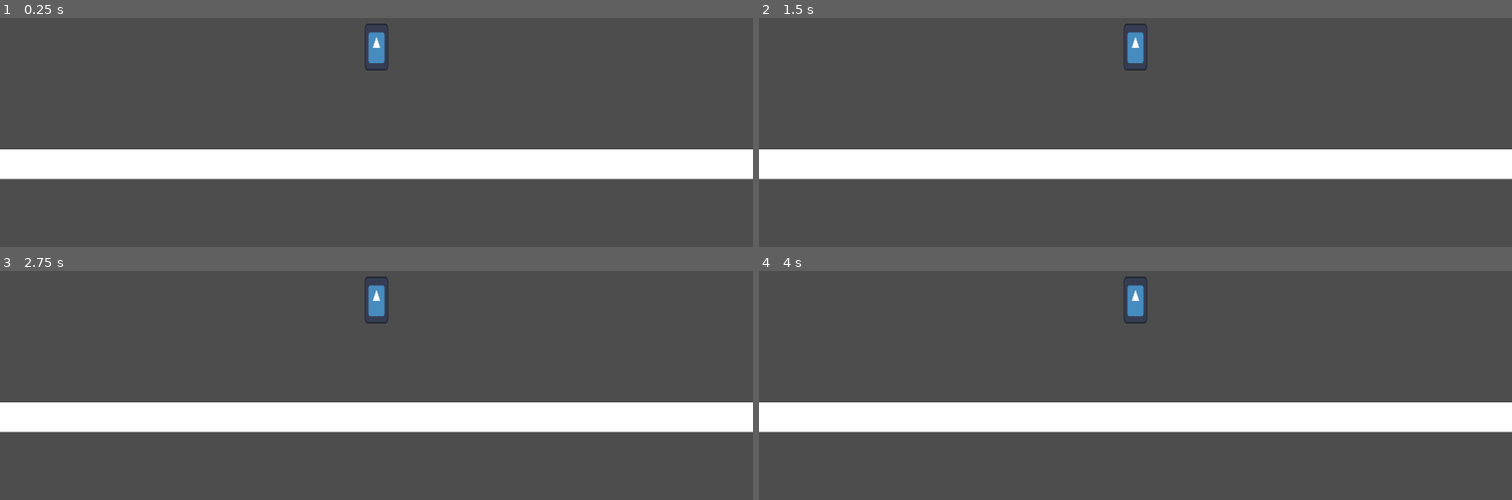
Above: before the commit, frames 1-4 (two rows, left to right).
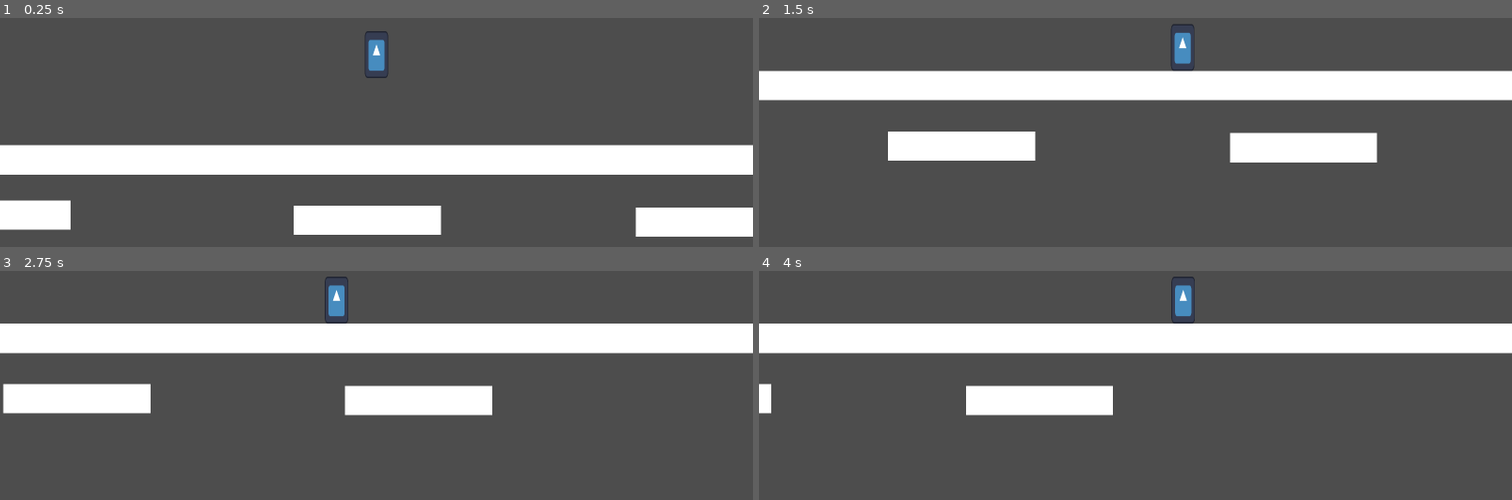
Above: after the commit, the same moments.

Repository: rcfisch/something_freaky
Game: Godot game, scene res://Levels/Testing/main.tscn
The game is run twice, just before and just after one commit, with the same random seed, the same clock (stepped at 60 frames per second) and the same inputs. The engine's default icon, where the game draws it, is replaced by a stand-in: a white triangle on a blue panel in a dark square.
Inputs:
- Up to frame 1 (0.25 s): no input
- Up to frame 2 (1.5 s): hold D (right, bound only after the commit) from 0.53 s (still down)
- Up to frame 3 (2.75 s): release D (right, bound only after the commit) at 2.03 s; hold A (left, bound only after the commit) from 2.03 s (still down)
- Up to frame 4 (4 s): release A (left, bound only after the commit) at 2.78 s; hold D (right, bound only after the commit) from 2.78 s (still down)

The runs differ from the first frame. In frame 1, 10% of the frame differs, in the area x 0-100%, y 2-96%; in frame 2, 28%; in frame 3, 28%, in the area x 0-100%, y 2-71%; in frame 4, 27%.

Commit message:
worked on basic player script

Diff:
--- /dev/null
+++ b/something-freaky/Entities/Player/player.gd
@@ -0,0 +1,26 @@
+extends CharacterBody2D
+
+var move_dir : int = 0
+var speed : int = 2000
+var accel : int = 100
+var friction : float = 0.2 # tune this value to control friction strength
+var input_friction : float = 0.1
+var gravity : float = 20
+
+func _physics_process(delta: float) -> void:
+	move_dir = Input.get_axis("left", "right") # get input direction
+	velocity.x += (accel * move_dir)
+
+	apply_friction(delta)
+	apply_gravity(delta)
+	move_and_slide()
+
+
+func apply_friction(delta):
+		if move_dir == 0:
+			velocity.x -= (velocity.x * friction)
+		else:
+			velocity.x -= (velocity.x * input_friction)
+func apply_gravity(delta):
+	if !is_on_floor():
+		velocity.y += gravity
--- a/something-freaky/Entities/Player/player.tscn
+++ b/something-freaky/Entities/Player/player.tscn
@@ -1,11 +1,13 @@
-[gd_scene load_steps=3 format=3 uid="uid://c3b38gj488e8g"]
+[gd_scene load_steps=4 format=3 uid="uid://c3b38gj488e8g"]
 
+[ext_resource type="Script" uid="uid://brdqqqh4deij" path="res://Entities/Player/player.gd" id="1_3uyv8"]
 [ext_resource type="Texture2D" uid="uid://tx2mxpkbx4yi" path="res://icon.svg" id="1_mv1ah"]
 
 [sub_resource type="RectangleShape2D" id="RectangleShape2D_3uyv8"]
 size = Vector2(80, 160)
 
 [node name="Player" type="CharacterBody2D"]
+script = ExtResource("1_3uyv8")
 
 [node name="Camera" type="Camera2D" parent="."]
 position_smoothing_enabled = true
--- a/something-freaky/Levels/Testing/main.tscn
+++ b/something-freaky/Levels/Testing/main.tscn
@@ -10,3 +10,12 @@
 [node name="TestFloor" parent="." instance=ExtResource("2_ndhlg")]
 position = Vector2(8, 399)
 scale = Vector2(20, 1)
+
+[node name="TestFloor3" parent="." instance=ExtResource("2_ndhlg")]
+position = Vector2(-31, 605)
+
+[node name="TestFloor2" parent="." instance=ExtResource("2_ndhlg")]
+position = Vector2(1131, 611)
+
+[node name="TestFloor4" parent="." instance=ExtResource("2_ndhlg")]
+position = Vector2(-1290, 587)
--- a/something-freaky/project.godot
+++ b/something-freaky/project.godot
@@ -20,3 +20,26 @@
 window/size/viewport_width=3840
 window/size/viewport_height=2160
 window/size/mode=4
+
+[input]
+
+left={
+"deadzone": 0.2,
+"events": [Object(InputEventKey,"resource_local_to_scene":false,"resource_name":"","device":-1,"window_id":0,"alt_pressed":false,"shift_pressed":false,"ctrl_pressed":false,"meta_pressed":false,"pressed":false,"keycode":0,"physical_keycode":65,"key_label":0,"unicode":97,"location":0,"echo":false,"script":null)
+]
+}
+right={
+"deadzone": 0.2,
+"events": [Object(InputEventKey,"resource_local_to_scene":false,"resource_name":"","device":-1,"window_id":0,"alt_pressed":false,"shift_pressed":false,"ctrl_pressed":false,"meta_pressed":false,"pressed":false,"keycode":0,"physical_keycode":68,"key_label":0,"unicode":100,"location":0,"echo":false,"script":null)
+]
+}
+up={
+"deadzone": 0.2,
+"events": [Object(InputEventKey,"resource_local_to_scene":false,"resource_name":"","device":-1,"window_id":0,"alt_pressed":false,"shift_pressed":false,"ctrl_pressed":false,"meta_pressed":false,"pressed":false,"keycode":0,"physical_keycode":87,"key_label":0,"unicode":119,"location":0,"echo":false,"script":null)
+]
+}
+down={
+"deadzone": 0.2,
+"events": [Object(InputEventKey,"resource_local_to_scene":false,"resource_name":"","device":-1,"window_id":0,"alt_pressed":false,"shift_pressed":false,"ctrl_pressed":false,"meta_pressed":false,"pressed":false,"keycode":0,"physical_keycode":83,"key_label":0,"unicode":115,"location":0,"echo":false,"script":null)
+]
+}
Not shown, added: something-freaky/Entities/Player/player.gd.uid
